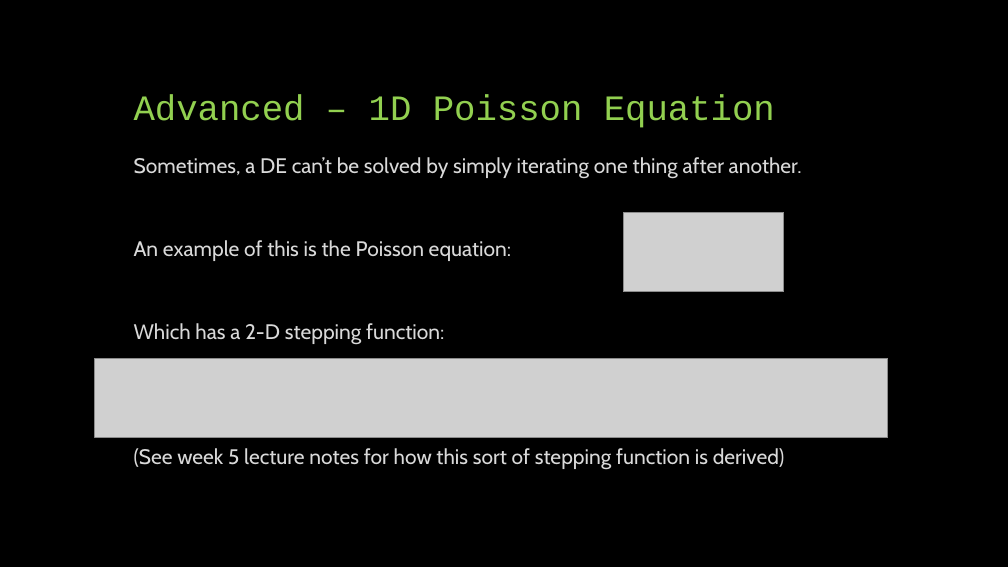
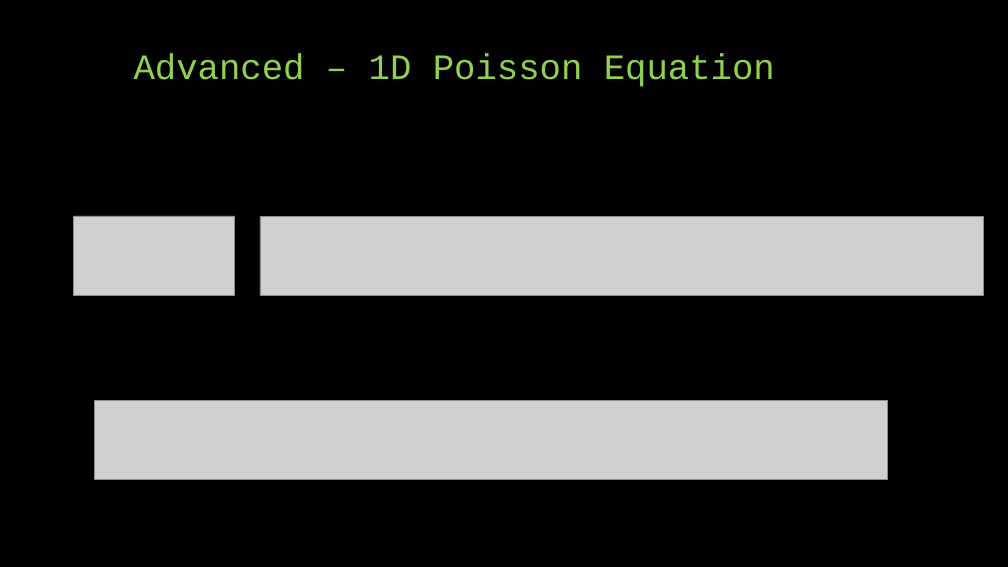
Before and after one commit to phys3112/Tutorials-with-Matt, a slide deck: slide 10 of Tutorial 5 Iterative methods.pptx (slide 11 before the commit). Drawn at 1008x567 pixels with LibreOffice and Linux fonts; fonts in the diff are those of the drawing; grey boxes stand for pictures. Boxes give left, top, right and bottom in pixels: in the first picture for what was removed or moved away, otherwise in the second. Text is boxed around its words. In the diff, an @@ line names an element or a change of style, - is before the commit and + after.

```diff
--- a/Tutorial 5 Iterative methods.pptx
+++ b/Tutorial 5 Iterative methods.pptx
@@ title "Advanced – 1D Poisson Equation": place and size @@
-title "Advanced – 1D Poisson Equation" at bbox=[134, 95, 775, 128]
+title "Advanced – 1D Poisson Equation" at bbox=[134, 54, 775, 87]
@@ text removed at bbox=[134, 157, 802, 470] @@
-Sometimes, a DE can’t be solved by simply iterating one thing after another.
-An example of this is the Poisson equation:
-Which has a 2-D stepping function:
-(See week 5 lecture notes for how this sort of stepping function is derived)
@@ picture: place and size @@
-picture at bbox=[623, 212, 784, 292]
+picture at bbox=[74, 216, 235, 296]
@@ picture added at bbox=[260, 216, 984, 296] @@
@@ picture: place and size @@
-picture at bbox=[95, 358, 889, 438]
+picture at bbox=[95, 401, 889, 480]
```
Also in this commit, not shown: 7 other slides changed, 1 slide added, 2 slides removed, 1 other file.
